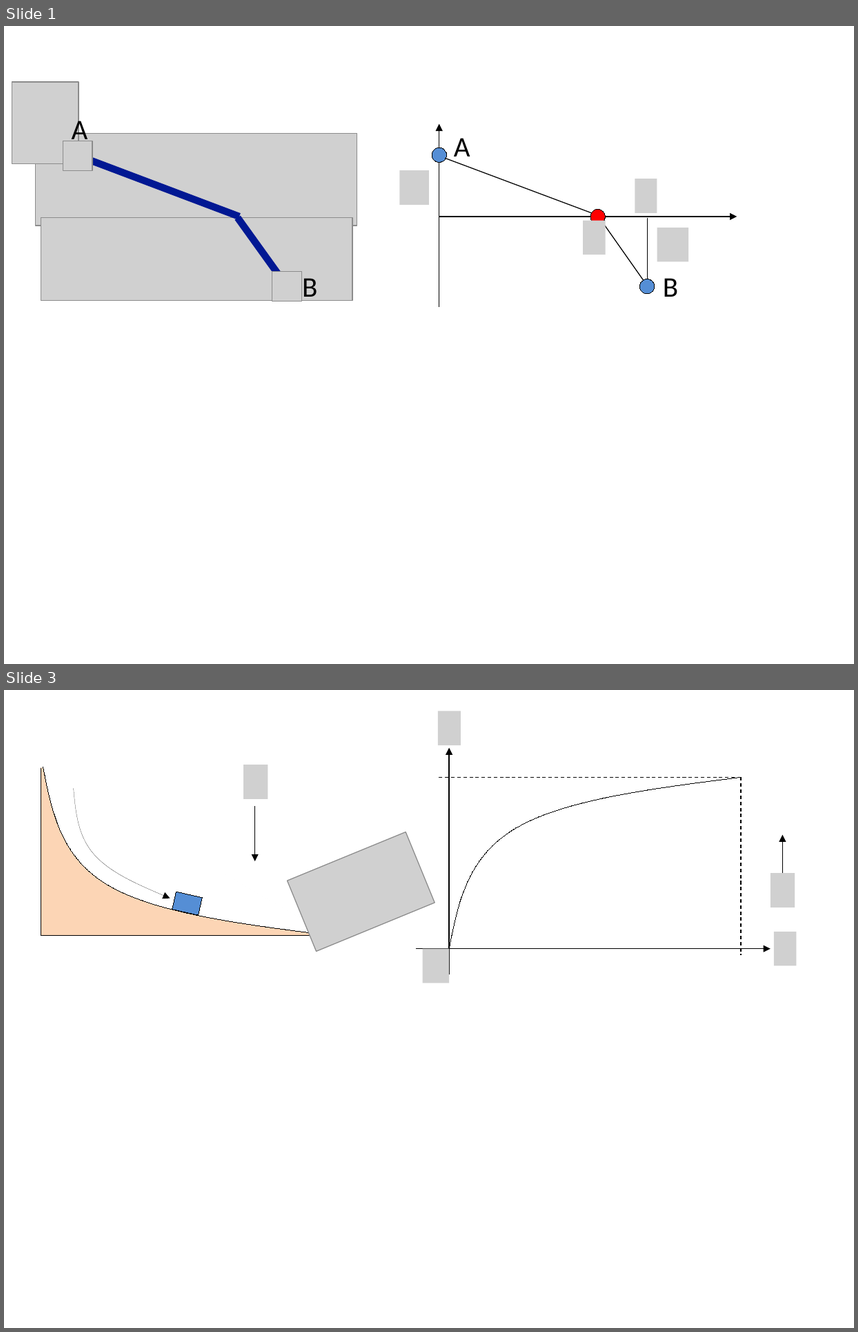
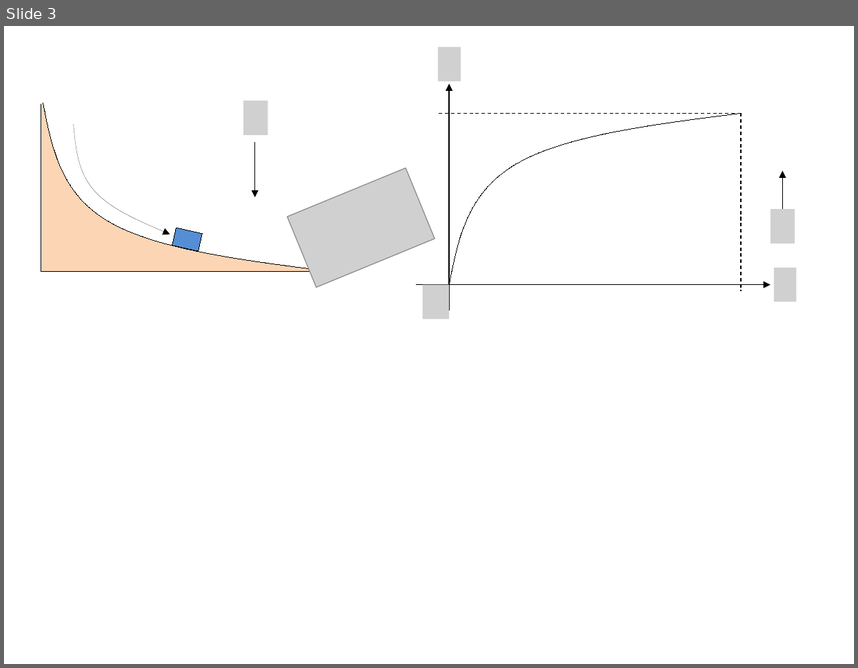
Before and after one commit to kaityo256/classical_mechanics, a slide deck: variational_principle/fig/fig.pptx. Shown one above the other, each under a label of ours: slides 1 and 3 before the commit, slide 3 after it; the slides between them are not shown. The pictures are 858x1332 and 858x668 pixels, drawn with LibreOffice and Linux fonts; fonts in the diff are those of the drawing; grey boxes stand for pictures. Boxes give left, top, right and bottom in pixels: in the first picture for what was removed or moved away, otherwise in the second. Text is boxed around its words. In the diff, an @@ line names an element or a change of style, - is before the commit and + after.

```diff
--- a/variational_principle/fig/fig.pptx
+++ b/variational_principle/fig/fig.pptx
@@ slide 1 removed at box(4, 26, 854, 664), background #FFFFFF @@
@@ picture removed at box(12, 82, 79, 164) @@
@@ text removed at box(72, 116, 88, 141) @@
-A
@@ arrow removed from (439, 307) to (439, 124) @@
@@ picture removed at box(36, 133, 358, 226) @@
@@ picture removed at box(63, 141, 92, 170) @@
@@ ellipse removed at box(432, 147, 446, 162) @@
@@ text removed at box(454, 138, 470, 164) @@
-A
@@ line removed from (79, 156) to (239, 216) @@
@@ picture removed at box(400, 170, 429, 205) @@
@@ line removed from (439, 156) to (598, 216) @@
@@ picture removed at box(635, 179, 657, 213) @@
@@ ellipse removed at box(590, 209, 605, 223) @@
@@ picture removed at box(41, 217, 352, 300) @@
@@ line removed from (238, 217) to (287, 286) @@
@@ arrow removed from (439, 216) to (737, 216) @@
@@ picture removed at box(583, 221, 605, 254) @@
@@ line removed from (598, 216) to (648, 285) @@
@@ line removed from (648, 217) to (648, 279) @@
@@ picture removed at box(657, 227, 689, 261) @@
@@ picture removed at box(272, 272, 301, 301) @@
@@ text removed at box(302, 278, 317, 303) @@
-B
@@ ellipse removed at box(640, 279, 654, 293) @@
@@ text removed at box(663, 278, 678, 296) @@
-B
```
Also in this commit, not shown: 1 slide changed, 2 slides added.
